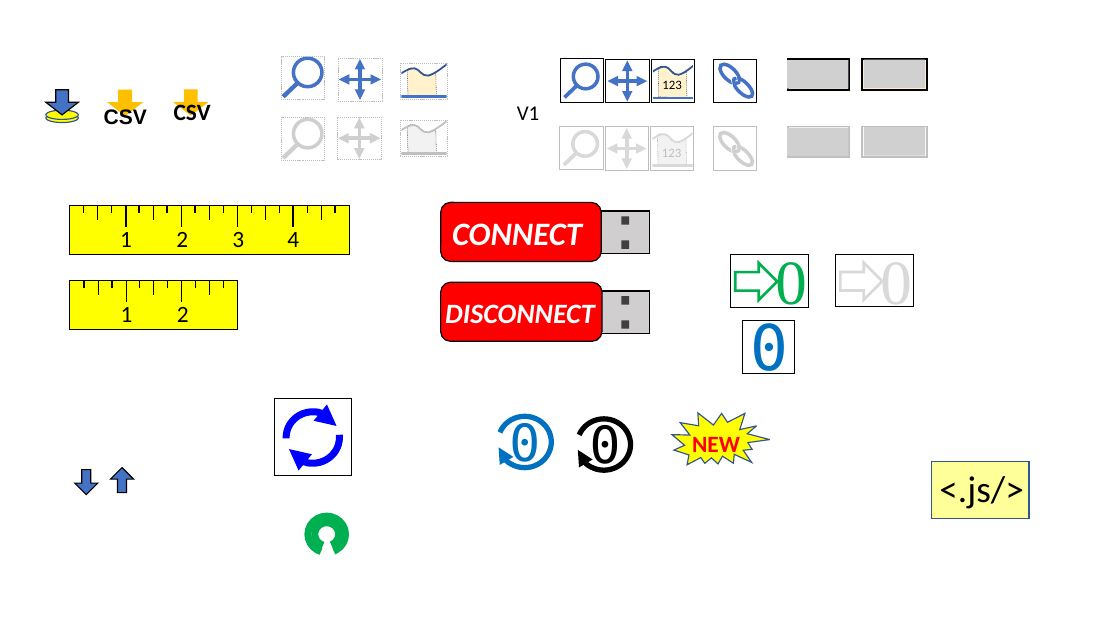
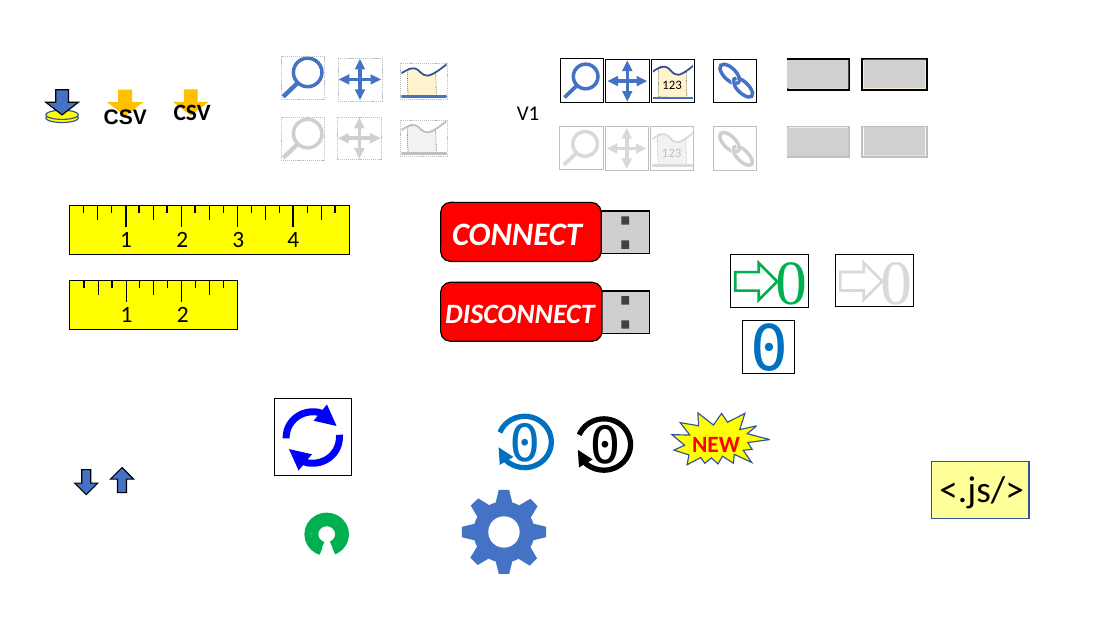
Before and after one commit to matsselen/IOLabWeb, a slide deck: slide 1 of images/IOLabWebImages.pptx. Drawn at 1120x630 pixels with LibreOffice and Linux fonts; fonts in the diff are those of the drawing; grey boxes stand for pictures. Boxes give left, top, right and bottom in pixels: in the first picture for what was removed or moved away, otherwise in the second. Text is boxed around its words. In the diff, an @@ line names an element or a change of style, - is before the commit and + after.

```diff
--- a/images/IOLabWebImages.pptx
+++ b/images/IOLabWebImages.pptx
@@ group added at [468, 496, 541, 568]: 4 trapezoids @@
@@ ellipse added at [474, 502, 534, 563], fill #4472C4, outline #4472C4 1 pt @@
@@ group added at [463, 490, 546, 574]: 4 trapezoids @@
@@ ellipse added at [488, 517, 519, 548], fill #FFFFFF @@
```
Also in this commit, not shown: 1 other file.
